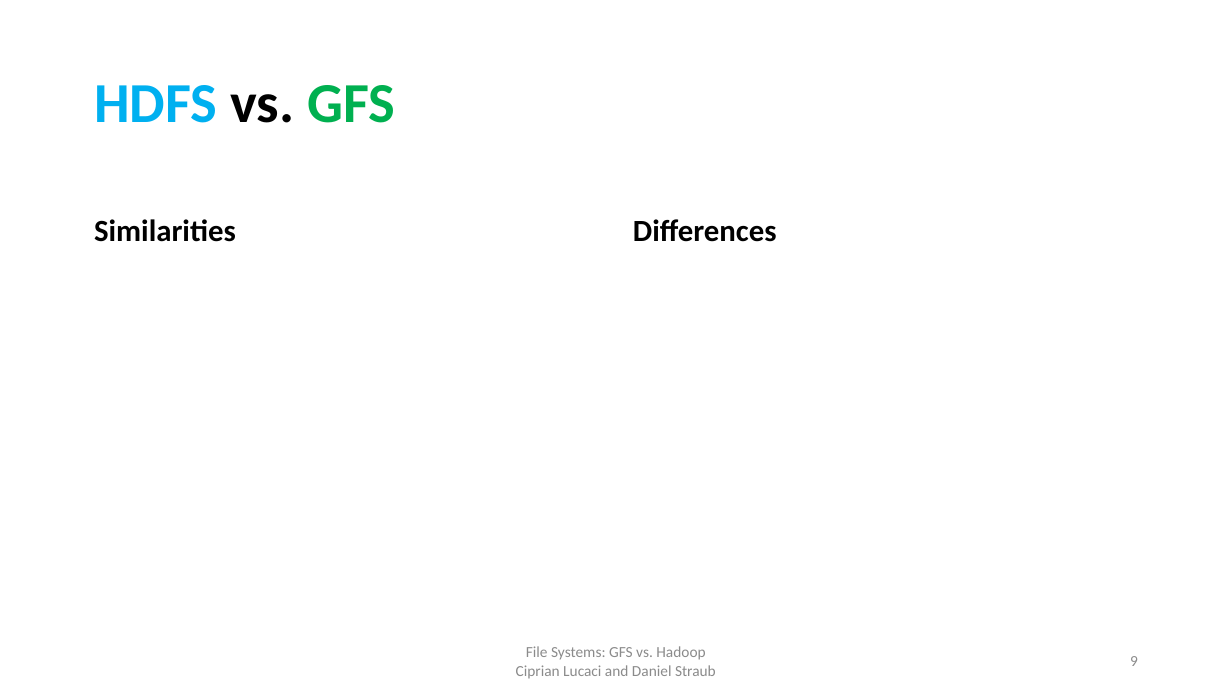
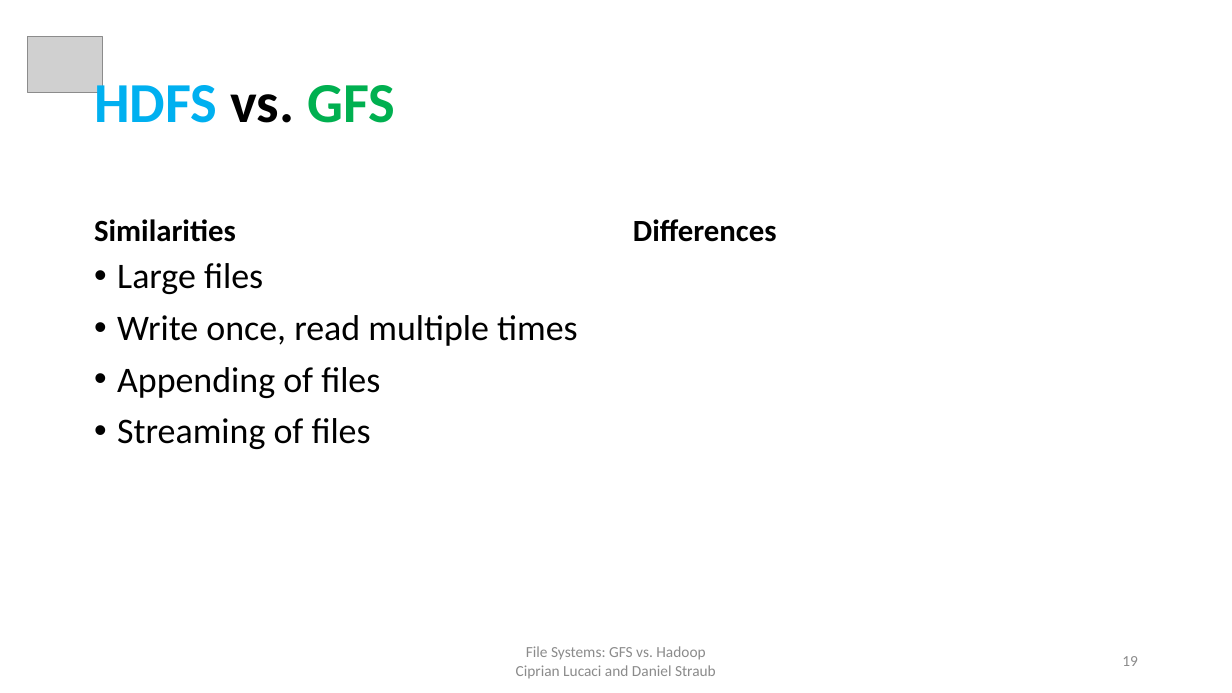
Before and after one commit to cipri7329/ss15-seminar, a slide deck: slide 19 of Presentation/DistributedFileSystems.pptx (slide 9 before the commit). Drawn at 1232x693 pixels with LibreOffice and Linux fonts; fonts in the diff are those of the drawing; grey boxes stand for pictures; background and template pictures are left out. Boxes give left, top, right and bottom in pixels: in the first picture for what was removed or moved away, otherwise in the second. Text is boxed around its words. In the diff, an @@ line names an element or a change of style, - is before the commit and + after.

Commit message:
Finished GFS slides. Merged GFS and HDFS. Started with similarities.

```diff
--- a/Presentation/DistributedFileSystems.pptx
+++ b/Presentation/DistributedFileSystems.pptx
@@ picture added at bbox=[28, 37, 102, 92] @@
@@ text added at bbox=[117, 263, 578, 449], 28 pt, text #000000 @@
+• Large files
+• Write once, read multiple times
+• Appending of files
+• Streaming of files
@@ page number at bbox=[1122, 656, 1138, 666]: text changed @@
-9
+19
```
Also in this commit, not shown: 7 other slides changed, 10 slides added, 2 other files.
